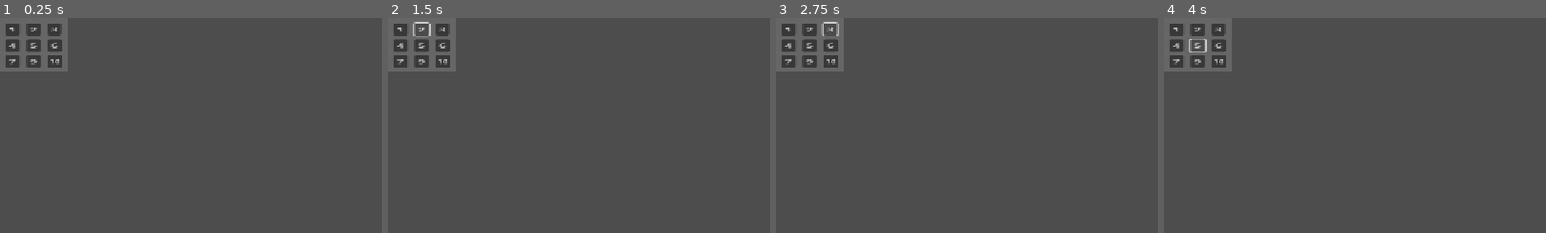
Above: before the commit, frames 1-4 (left to right).
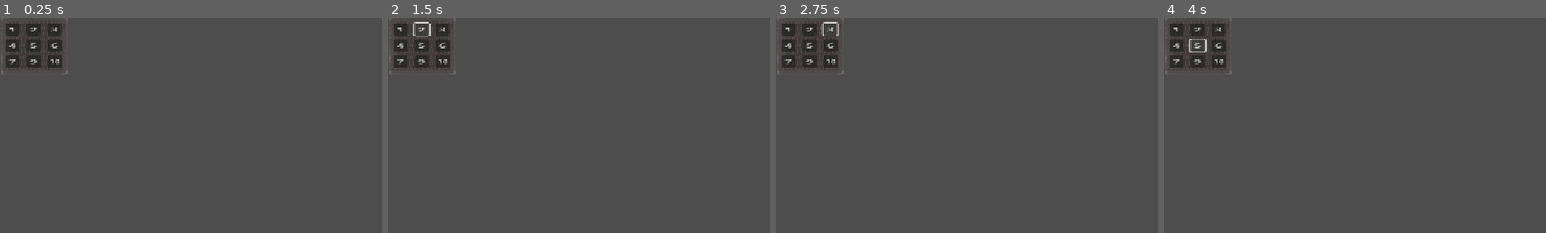
Above: after the commit, the same moments.

Repository: ZangerlA/minigamejam25_2
Game: Godot game, scene res://Scenes/key_pad.tscn
The game is run twice, just before and just after one commit, with the same random seed, the same clock (stepped at 60 frames per second) and the same inputs. This scene is started directly instead of the project's main scene.
Inputs:
- Up to frame 1 (0.25 s): no input
- Up to frame 2 (1.5 s): click "1" at 0.5 s; click "2" at 1.25 s
- Up to frame 3 (2.75 s): click "3" at 2 s
- Up to frame 4 (4 s): click "4" at 2.75 s; click "5" at 3.5 s
The pictures show only the part of the screen within x 0-50%, y 0-50%; the shares and areas given below are measured in that part.

The runs differ from the first frame. In frame 1, 2.3% of the frame differs, in the area x 0-18%, y 0-27%; in frame 2, 2.2%; in frame 3, 2.2%; in frame 4, 2.2%.

Commit message:
Added textures 1

Diff:
--- a/Scenes/Wall.tscn
+++ b/Scenes/Wall.tscn
@@ -1,10 +1,10 @@
 [gd_scene load_steps=4 format=3 uid="uid://cj1jkkf8ywddo"]
 
 [ext_resource type="Script" uid="uid://b5k4icdqiv2wm" path="res://Scenes/Scripts/wall.gd" id="1_8r34y"]
-[ext_resource type="Texture2D" uid="uid://fyds5tv1mh7m" path="res://Assets/Textures/placeHolder_button.png" id="2_esmgw"]
+[ext_resource type="Texture2D" uid="uid://bk34m44s0krla" path="res://Assets/Textures/button_keypad.webp" id="2_8r34y"]
 
 [sub_resource type="RectangleShape2D" id="RectangleShape2D_8r34y"]
-size = Vector2(138, 128)
+size = Vector2(132.60876, 122)
 
 [node name="Wall" type="StaticBody2D"]
 scale = Vector2(0.91999954, 1)
@@ -12,8 +12,8 @@
 
 [node name="Wall" type="Sprite2D" parent="."]
 position = Vector2(15.999999, 15.999999)
-scale = Vector2(0.61999977, 0.5800016)
-texture = ExtResource("2_esmgw")
+scale = Vector2(0.39, 0.364)
+texture = ExtResource("2_8r34y")
 
 [node name="Label" type="Label" parent="."]
 offset_top = -13.000002
@@ -23,5 +23,5 @@
 text = "1"
 
 [node name="CollisionShape2D" type="CollisionShape2D" parent="."]
-position = Vector2(16, 16)
+position = Vector2(15.217403, 16)
 shape = SubResource("RectangleShape2D_8r34y")
--- a/Scenes/key_pad.tscn
+++ b/Scenes/key_pad.tscn
@@ -1,14 +1,14 @@
-[gd_scene load_steps=2 format=3 uid="uid://drs6b6lsc05se"]
+[gd_scene load_steps=3 format=3 uid="uid://drs6b6lsc05se"]
 
 [ext_resource type="PackedScene" uid="uid://dqt5rsrb7g36q" path="res://Scenes/button_key_pad.tscn" id="1_0lc6f"]
+[ext_resource type="Texture2D" uid="uid://cchqydkq3cwxj" path="res://Assets/Textures/keypad_bg.png" id="1_wgi54"]
 
 [node name="KeyPad" type="Node2D"]
 
-[node name="ColorRect" type="ColorRect" parent="."]
-offset_right = 40.0
-offset_bottom = 40.0
-scale = Vector2(2.563326, 2.0400014)
-color = Color(0.40069774, 0.40069774, 0.40069768, 1)
+[node name="Sprite2D" type="Sprite2D" parent="."]
+position = Vector2(51.999996, 41.999996)
+scale = Vector2(0.14000122, 0.1)
+texture = ExtResource("1_wgi54")
 
 [node name="Button" parent="." instance=ExtResource("1_0lc6f")]
 
@@ -57,7 +57,7 @@
 [node name="Button9" parent="." instance=ExtResource("1_0lc6f")]
 offset_left = 72.0
 offset_top = 56.000008
-offset_right = 90.0
+offset_right = 99.0
 offset_bottom = 87.00001
 scale = Vector2(0.7999996, 0.59999967)
 text = "10"
Binary file added: Assets/Textures/bomb.webp
Not shown, added: Assets/Textures/bomb.webp.import
Binary file added: Assets/Textures/button_keypad.webp
Not shown, added: Assets/Textures/button_keypad.webp.import
Binary file added: Assets/Textures/keypad_bg.png
Not shown, added: Assets/Textures/keypad_bg.png.import
Not shown, added: .DS_Store
Not shown, changed: Assets/.DS_Store
